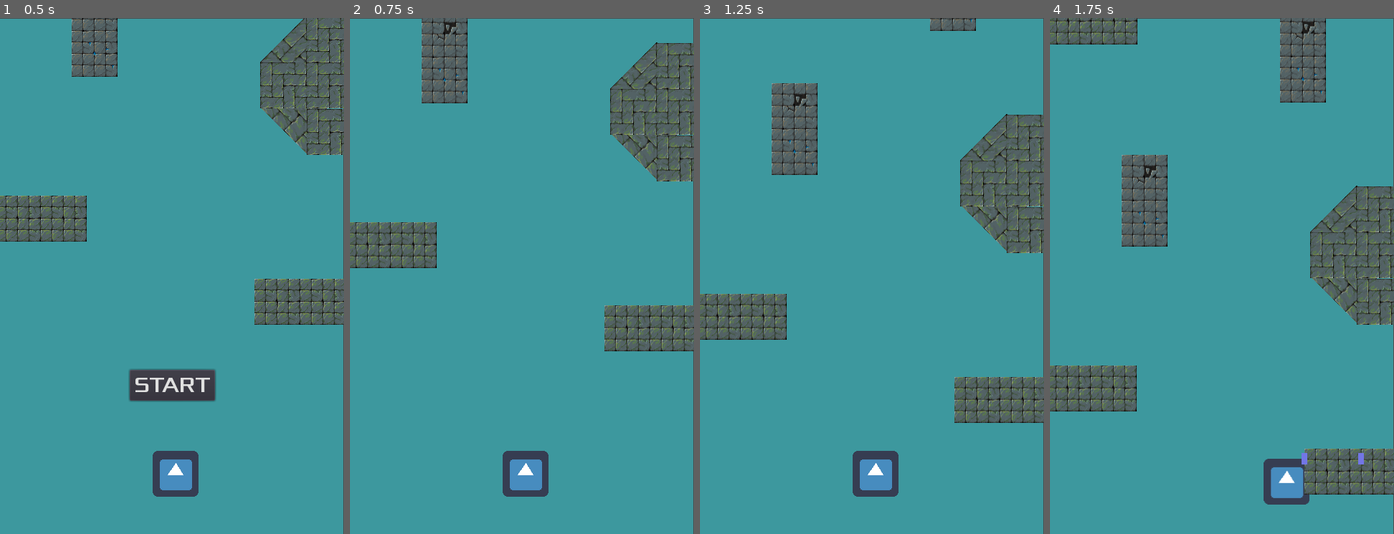
Above: before the commit, frames 1-4 (left to right).
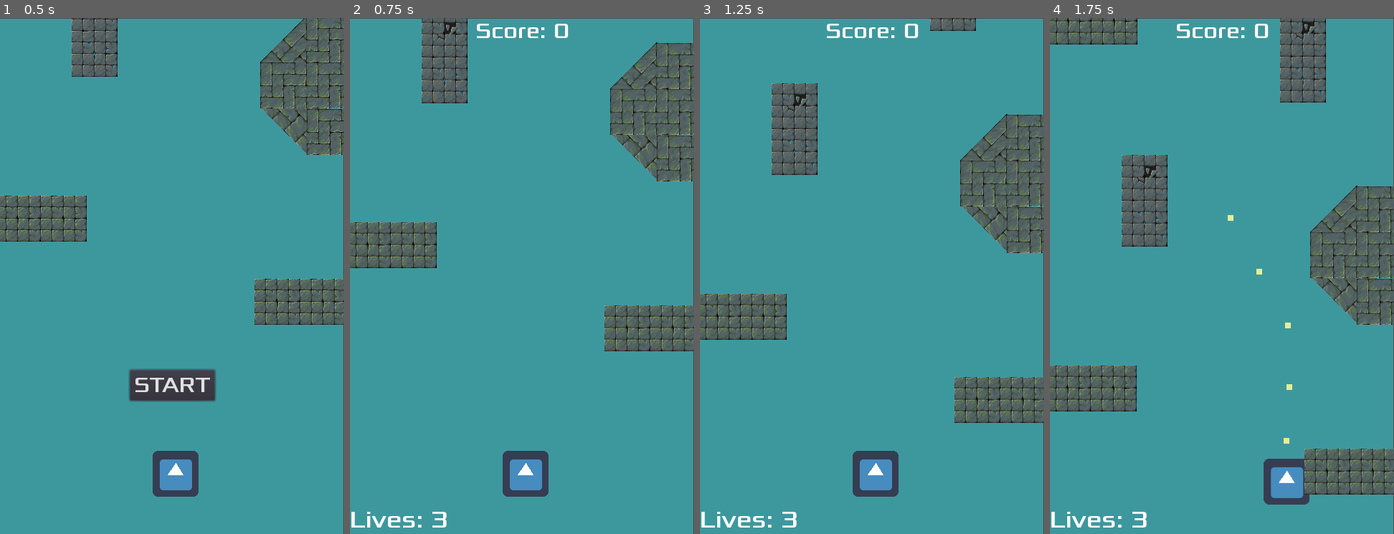
Above: after the commit, the same moments.

Repository: Harrison-Winters/Jet-Pack-Escape
Game: Godot game, scene res://Stage1.tscn
The game is run twice, just before and just after one commit, with the same random seed, the same clock (stepped at 60 frames per second) and the same inputs. The engine's default icon, where the game draws it, is replaced by a stand-in: a white triangle on a blue panel in a dark square.
Inputs:
- Up to frame 1 (0.5 s): no input
- Up to frame 2 (0.75 s): click "START" at 0.5 s
- Up to frame 3 (1.25 s): no input
- Up to frame 4 (1.75 s): hold Right (ui_right) from 1.28 s (still down); hold Z (shoot) from 1.28 s (still down)

Frame 1 is identical in both runs. In frame 2, 0.6% of the frame differs, in the area x 0-64%, y 1-99%; in frame 3, 0.6%; in frame 4, 0.8%, in the area x 0-92%, y 1-99%.

Commit message:
LIfe/Score Counter Added

Diff:
--- a/Jetpack Escape/HUD.gd
+++ b/Jetpack Escape/HUD.gd
@@ -7,9 +7,17 @@
 func _ready():
 	pass
 
+func update_lives(lifeCount):
+	#print("updating lives: " + str(lifeCount))
+	$LifeCounter.text = "Lives: " + str(lifeCount)
+
+func update_score(score):
+	#print("updating score: " + str(score))
+	$ScoreCounter.text = "Score: " + str(score)
 
 func show_game_over():
 	$GameOverText.show()
+	$LifeCounter.hide()
 	$RestartPauseTimer.start()
 	yield($RestartPauseTimer, "timeout")
 	$StartButton.show()
@@ -18,4 +26,6 @@
 #
 func _on_StartButton_pressed():
 	$StartButton.hide()
+	$ScoreCounter.show()
+	$LifeCounter.show()
 	emit_signal("start_game")
--- a/Jetpack Escape/HUD.tscn
+++ b/Jetpack Escape/HUD.tscn
@@ -8,6 +8,14 @@
 font_data = ExtResource( 1 )
 
 [sub_resource type="DynamicFont" id=2]
+size = 30
+font_data = ExtResource( 1 )
+
+[sub_resource type="DynamicFont" id=3]
+size = 33
+font_data = ExtResource( 1 )
+
+[sub_resource type="DynamicFont" id=4]
 size = 30
 font_data = ExtResource( 1 )
 
@@ -43,4 +51,24 @@
 [node name="RestartPauseTimer" type="Timer" parent="."]
 one_shot = true
 
+[node name="LifeCounter" type="Label" parent="."]
+visible = false
+anchor_top = 1.0
+anchor_bottom = 1.0
+margin_top = -40.0
+margin_right = 43.0
+custom_fonts/font = SubResource( 3 )
+text = "Lives: "
+
+[node name="ScoreCounter" type="Label" parent="."]
+visible = false
+anchor_left = 0.5
+anchor_right = 0.5
+margin_left = -65.0
+margin_right = 65.0
+margin_bottom = 37.0
+custom_fonts/font = SubResource( 4 )
+text = "Score: "
+align = 1
+
 [connection signal="pressed" from="StartButton" to="." method="_on_StartButton_pressed"]
--- a/Jetpack Escape/Stage1.gd
+++ b/Jetpack Escape/Stage1.gd
@@ -1,15 +1,18 @@
 extends Node2D
+
+var lives
+var score
 
 
 func _ready():
 #	$HUD/StartButton.show()\
 	var y = yield($HUD, "start_game")
+	lives = 3
+	score = 0
+	$HUD.update_lives(lives)
+	$HUD.update_score(score)
 #	get_tree().call_group("ObstacleGroup", "update_velocity")
 	$Part1._on_start_click_blocks_move();
-
-
-
-
 
 func _process(delta):
 
--- a/Jetpack Escape/bullet.gd
+++ b/Jetpack Escape/bullet.gd
@@ -15,7 +15,7 @@
 # Called every frame. 'delta' is the elapsed time since the previous frame.
 func _physics_process(delta):
 	var velocity = Vector2.UP.rotated(angle) * speed
-	position += transform.x * speed * delta
+	position += velocity * delta
 
 #TODO destroy bullet on collision with enemy/obstacle
 func _on_Bullet_body_entered(body):
--- a/Jetpack Escape/bullet.tscn
+++ b/Jetpack Escape/bullet.tscn
@@ -4,18 +4,17 @@
 
 [sub_resource type="CapsuleShape2D" id=1]
 radius = 4.0
-height = 8.0
+height = 0.0
 
 [node name="Bullet" type="Area2D"]
-rotation = 1.5708
 script = ExtResource( 1 )
 
 [node name="ColorRect" type="ColorRect" parent="."]
 margin_left = -4.0
-margin_top = -8.0
+margin_top = -4.0
 margin_right = 4.0
-margin_bottom = 8.0
-color = Color( 0.447059, 0.462745, 0.898039, 1 )
+margin_bottom = 4.0
+color = Color( 0.913725, 0.92549, 0.584314, 1 )
 
 [node name="CollisionShape2D" type="CollisionShape2D" parent="."]
 shape = SubResource( 1 )
--- a/Jetpack Escape/enemy.tscn
+++ b/Jetpack Escape/enemy.tscn
@@ -15,6 +15,7 @@
 radius = 13.0384
 
 [node name="enemy" type="RigidBody2D"]
+mode = 1
 script = ExtResource( 2 )
 
 [node name="AnimatedSprite" type="AnimatedSprite" parent="."]
@@ -28,5 +29,6 @@
 autostart = true
 
 [node name="EnemyShootPosition" type="Position2D" parent="."]
+position = Vector2( 0, 13 )
 
 [connection signal="timeout" from="ShotTimer" to="." method="_on_ShotTimer_timeout"]
--- a/Jetpack Escape/enemy_bullet.gd
+++ b/Jetpack Escape/enemy_bullet.gd
@@ -4,13 +4,15 @@
 # Declare member variables here. Examples:
 # Called when the node enters the scene tree for the first time.
 func _ready():
-	angle = PI
+	angle = global_rotation
+	speed = 350.0
 	#pass # Replace with function body.
 
 
 # Called every frame. 'delta' is the elapsed time since the previous frame.
-func _process(delta):
-	var velocity = Vector2.UP.rotated(angle) * speed
+func _physics_process(delta):
+	var velocity = Vector2.DOWN.rotated(angle) * speed
+	#var velocity  = global_transform.x * speed
 	position += velocity * delta
 
 #destroys bullet once it exits the screen
Not shown, removed: Jetpack Escape/.mono/metadata/ide_messaging_meta.txt
Not shown: 1 places in Jetpack Escape/HUD.tscn that only renumber resources
